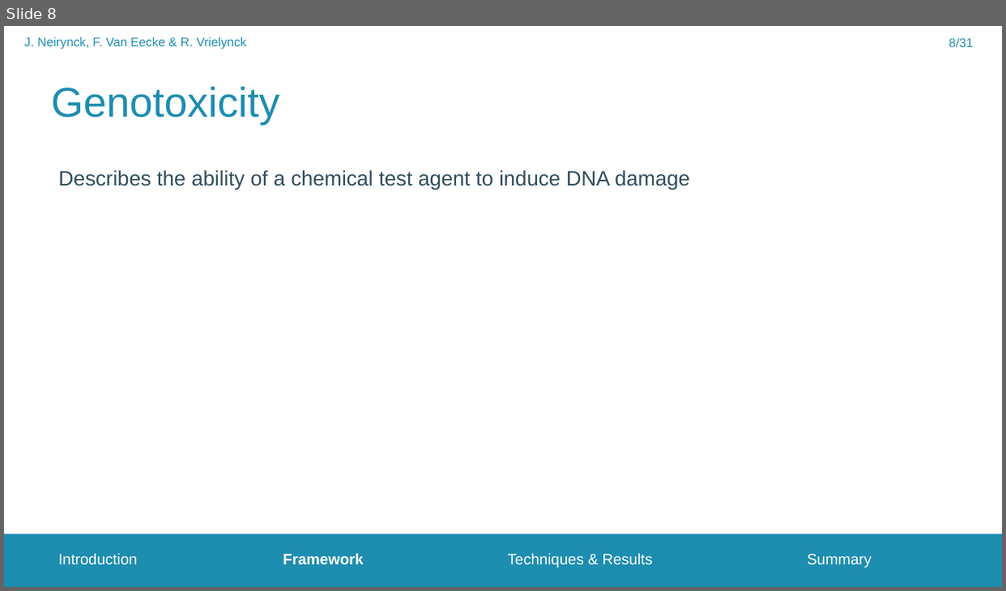
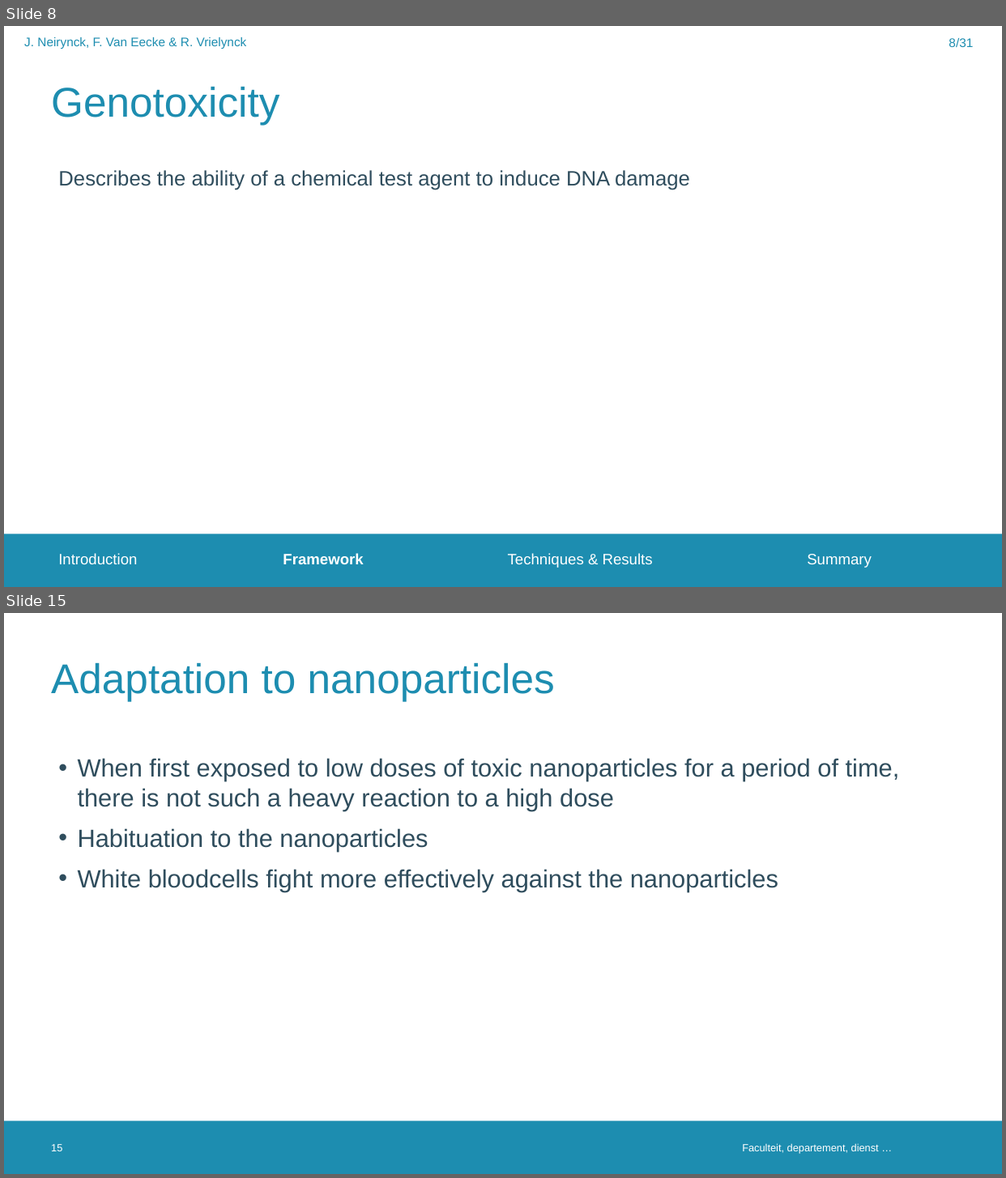
Before and after one commit to FrederikVanEecke/PresentationClusters, a slide deck: NanoparticleToxicity.pptx. Shown one above the other, each under a label of ours: slide 8 before the commit, slides 8 and 15 after it; the slides between them are not shown. The pictures are 1006x591 and 1006x1178 pixels, drawn with LibreOffice and Linux fonts; fonts in the diff are those of the drawing; background and template pictures are left out. Boxes give left, top, right and bottom in pixels: in the first picture for what was removed or moved away, otherwise in the second. Text is boxed around its words. In the diff, an @@ line names an element or a change of style, - is before the commit and + after.

```diff
--- a/NanoparticleToxicity.pptx
+++ b/NanoparticleToxicity.pptx
@@ slide 15 added at <box>4,613,1002,1174</box>, background #FFFFFF; not listed: 1 template element that a slide beside it also shows @@
@@ title added at <box>51,662,555,701</box>, 40 pt, text #1D8DB0 @@
+Adaptation to nanoparticles
@@ text added at <box>78,758,900,892</box>, 24 pt, text #2F4D5D @@
+• When first exposed to low doses of toxic nanoparticles for a period of time, there is not such a heavy reaction to a high dose
+• Habituation to the nanoparticles
+• White bloodcells fight more effectively against the nanoparticles
@@ page number added at <box>51,1144,62,1152</box>, 10 pt, text #FFFFFF @@
+15
@@ text added at <box>742,1144,879,1154</box>, 10 pt, text #FFFFFF @@
+Faculteit, departement, dienst …
```
Also in this commit, not shown: 6 other slides added.
